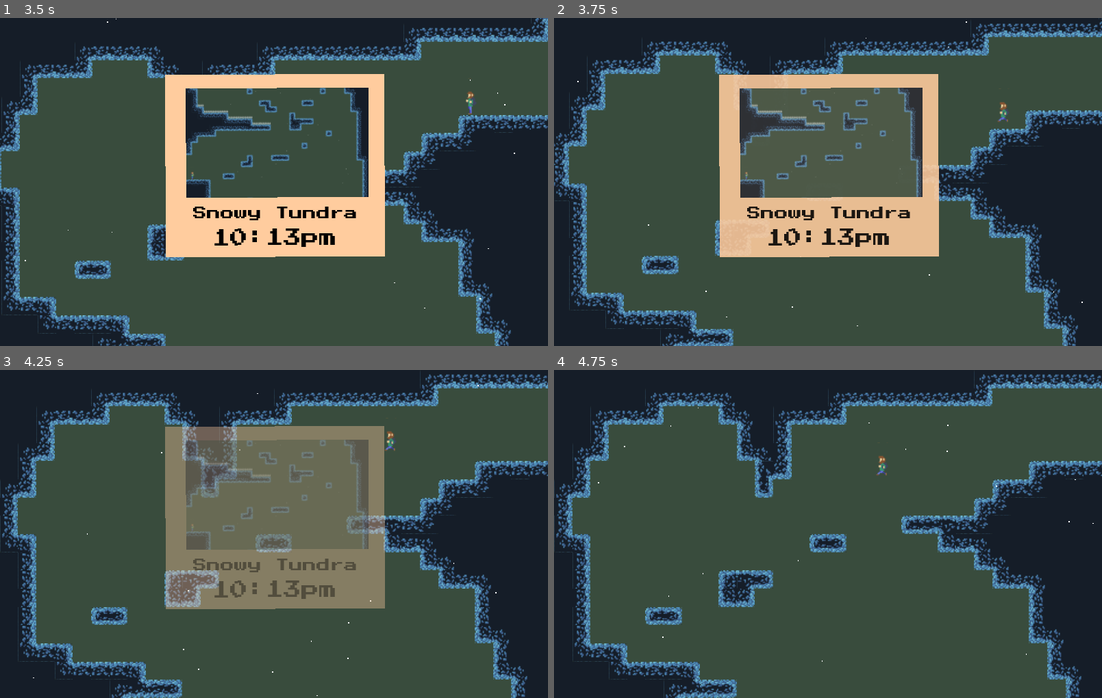
Above: before the commit, frames 1-4 (two rows, left to right).
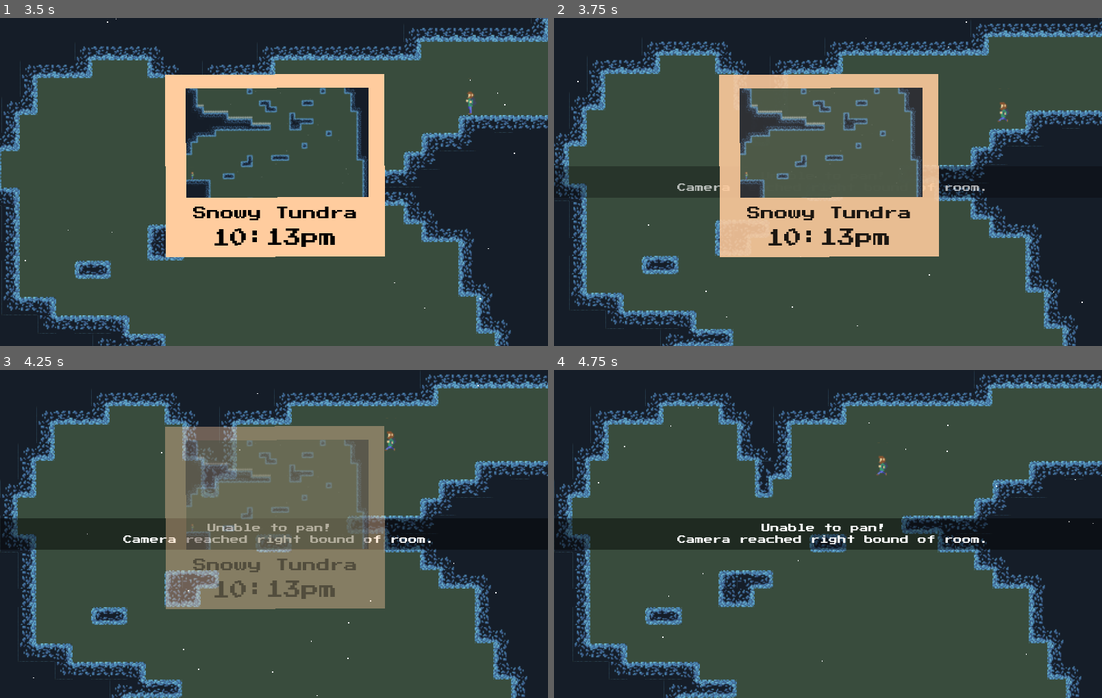
Above: after the commit, the same moments.

Repository: UHSGDC/Photographers-Hike
Game: Godot game, scene res://Game.tscn
The game is run twice, just before and just after one commit, with the same random seed, the same clock (stepped at 60 frames per second) and the same inputs. The engine's default icon, where the game draws it, is replaced by a stand-in: a white triangle on a blue panel in a dark square.
Inputs (mouse positions are in pixels of both pictures, inside the frame that each line leads up to):
- Up to frame 1 (3.5 s): click "Play" at 0.5 s; tap Enter at 1.25 s; move the mouse to (394, 165) at 1.27 s; hold Ctrl (interact) 1.28-2.03 s; hold Right (menu_right) 1.28-2.78 s; tap Space (jump) at 1.52, 2.27 s; move the mouse to (164, 198) at 2.02 s; tap C (take_picture) at 2.1 s; move the mouse to (328, 109) at 2.77 s; hold A (left) from 2.78 s (still down); hold Ctrl (interact) from 2.78 s (still down)
- Up to frame 2 (3.75 s): move the mouse to (800, 247) at 3.52 s; release A (left) at 3.53 s; release Ctrl (interact) at 3.53 s; hold Right (menu_right) from 3.53 s (still down); tap C (take_picture) at 3.6 s
- Up to frame 3 (4.25 s): keep holding Right (menu_right); tap Space (jump) at 3.77 s
- Up to frame 4 (4.75 s): keep holding Right (menu_right); move the mouse to (992, 583) at 4.27 s; hold Ctrl (interact) from 4.28 s (still down); tap Space (jump) at 4.52 s

Frame 1 is identical in both runs. In frame 2, 0.6% of the frame differs, in the area x 0-79%, y 45-55%; in frame 3, 4.0%; in frame 4, 6.9%, in the area x 0-99%, y 45-55%.

Commit message:
Added a warning message for panning in a small room

Diff:
--- a/PhotographersHike/Player/PlayerCamera.gd
+++ b/PhotographersHike/Player/PlayerCamera.gd
@@ -25,6 +25,7 @@
 
 func _ready() -> void:
 	Global.player_camera = self
+
 
 	# Sets smoothing to 1 and back to follow_smoothing
 	# I do this so the camera appears as if it starts at the first room not at (0, 0)
@@ -63,6 +64,23 @@
 
 
 		target_position = calculate_target_position(current_room_center, current_room_size, panned_position)
+
+		if pan_just_pressed():
+			var pan_warning: PoolStringArray
+			if panned_position.x > target_position.x and Input.is_action_just_pressed("menu_right"):
+				pan_warning.append("right")
+			elif panned_position.x < target_position.x and Input.is_action_just_pressed("menu_left"):
+				pan_warning.append("left")
+
+			if panned_position.y > target_position.y and Input.is_action_just_pressed("menu_down"):
+				pan_warning.append("lower")
+			elif panned_position.y < target_position.y and Input.is_action_just_pressed("menu_up"):
+				pan_warning.append("upper")
+
+			if pan_warning.size():
+				display_pan_warning(pan_warning)
+
+
 		panned_position = target_position
 	else:
 		target_position = calculate_target_position(current_room_center, current_room_size, Global.platforming_player.global_position)
@@ -75,14 +93,38 @@
 		position = lerp(position, target_position, smoothing)
 
 
+func display_pan_warning(pan_warning: PoolStringArray) -> void:
+	var text: String = "Unable to pan! \n Camera reached %s bound of room."
+
+	var direction_text: String
+	for direction in pan_warning.size():
+		if direction == 0:
+			direction_text = pan_warning[direction]
+		elif direction == 1:
+			direction_text += " and " + pan_warning[direction]
+		else:
+			push_error("error displaying pan warning. more than 2 directions chosen")
+
+
+	text = text % direction_text
+
+	$PanWarning/Label.text = text
+	$AnimationPlayer.stop()
+	$AnimationPlayer.play("Show Pan Warning")
+
+
+func pan_just_pressed() -> bool:
+	return Input.is_action_just_pressed("menu_up") or Input.is_action_just_pressed("menu_down") or Input.is_action_just_pressed("menu_left") or Input.is_action_just_pressed("menu_right")
+
+
 func check_for_panning() -> bool:
 	if Input.is_action_just_pressed("interact"):
 		return false
 	if Global.platforming_player.x_input or Global.platforming_player.jump_input:
 		return false
-	if Input.is_action_just_pressed("menu_up") or Input.is_action_just_pressed("menu_down") or Input.is_action_just_pressed("menu_left") or Input.is_action_just_pressed("menu_right"):
+	if pan_just_pressed():
 		if !panning:
-			panned_position = Global.platforming_player.global_position
+			panned_position = calculate_target_position(current_room_center, current_room_size, Global.platforming_player.global_position)
 			return true
 
 	return panning
--- a/PhotographersHike/Player/PlayerCamera.tscn
+++ b/PhotographersHike/Player/PlayerCamera.tscn
@@ -1,9 +1,72 @@
-[gd_scene load_steps=2 format=2]
+[gd_scene load_steps=6 format=2]
 
 [ext_resource path="res://Player/PlayerCamera.gd" type="Script" id=1]
+[ext_resource path="res://Fonts/PressStart2P-Regular.ttf" type="DynamicFontData" id=2]
+
+[sub_resource type="DynamicFont" id=1]
+size = 8
+font_data = ExtResource( 2 )
+
+[sub_resource type="Animation" id=3]
+resource_name = "RESET"
+length = 0.001
+tracks/0/type = "value"
+tracks/0/path = NodePath("PanWarning/Label:modulate")
+tracks/0/interp = 1
+tracks/0/loop_wrap = true
+tracks/0/imported = false
+tracks/0/enabled = true
+tracks/0/keys = {
+"times": PoolRealArray( 0 ),
+"transitions": PoolRealArray( 1 ),
+"update": 0,
+"values": [ Color( 1, 1, 1, 0 ) ]
+}
+
+[sub_resource type="Animation" id=2]
+resource_name = "Show Pan Warning"
+length = 1.5
+tracks/0/type = "value"
+tracks/0/path = NodePath("PanWarning/Label:modulate")
+tracks/0/interp = 1
+tracks/0/loop_wrap = true
+tracks/0/imported = false
+tracks/0/enabled = true
+tracks/0/keys = {
+"times": PoolRealArray( 0, 0.3, 1.2, 1.5 ),
+"transitions": PoolRealArray( 1, 1, 1, 1 ),
+"update": 0,
+"values": [ Color( 1, 1, 1, 0 ), Color( 1, 1, 1, 1 ), Color( 1, 1, 1, 1 ), Color( 1, 1, 1, 0 ) ]
+}
 
 [node name="PlayerCamera" type="Camera2D"]
 current = true
 process_mode = 0
 script = ExtResource( 1 )
 pan_speed = 300.0
+
+[node name="PanWarning" type="CanvasLayer" parent="."]
+
+[node name="Label" type="Label" parent="PanWarning"]
+modulate = Color( 1, 1, 1, 0 )
+anchor_top = 0.5
+anchor_right = 1.0
+anchor_bottom = 0.5
+margin_top = -14.0
+margin_bottom = 14.0
+grow_vertical = 2
+custom_fonts/font = SubResource( 1 )
+align = 1
+valign = 1
+autowrap = true
+
+[node name="ColorRect" type="ColorRect" parent="PanWarning/Label"]
+modulate = Color( 1, 1, 1, 0.45098 )
+show_behind_parent = true
+anchor_right = 1.0
+anchor_bottom = 1.0
+color = Color( 0, 0, 0, 1 )
+
+[node name="AnimationPlayer" type="AnimationPlayer" parent="."]
+anims/RESET = SubResource( 3 )
+"anims/Show Pan Warning" = SubResource( 2 )
